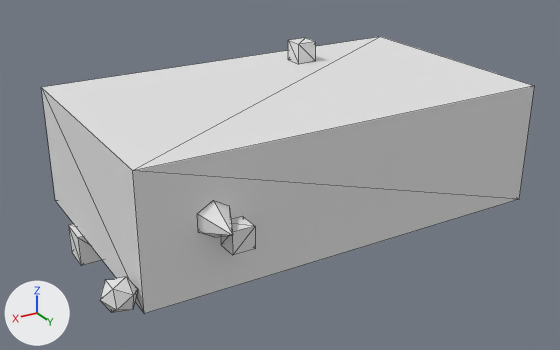
Renders of the glTF model public/Objects/object04_medium.glb from each side of a commit.
Camera for both pictures: a 50 mm lens placed at (3.14, 5.1, 2.3), pointed at (0.11, 0.06, -0.22). The lights are fixed; the arrows at lower left show +X, +Y and +Z. The first picture is the older version. Mesh edges are drawn as thin lines. Vertices at exactly the same position are counted once.

Objects in the first picture: 'object04_medium'.
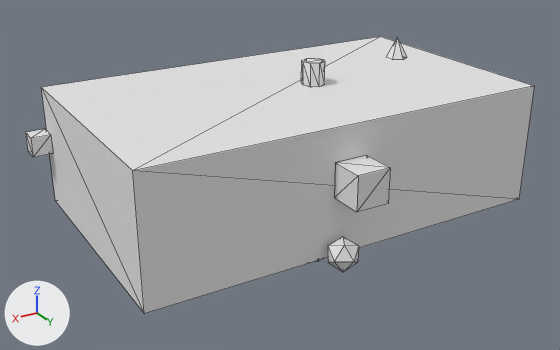
What differs and where, as boxes (x1, y1, x2, y2) in the pictures (560 x 350 px; the box of a moved part takes in the faces that stretch with it):
'object04_medium', reshaped: before (41, 37, 534, 314); after (25, 37, 534, 314)
part 1 of me_cube_038, moved or reshaped (not visible before): after (387, 37, 407, 60)
part 2 of me_cube_038, added: after (328, 236, 359, 272)
part 3 of me_cube_038, added: after (334, 155, 390, 212)
part 4 of me_cube_038, added: after (302, 58, 325, 87)
part 5 of me_cube_038, moved or reshaped: before (288, 38, 316, 64); after (25, 129, 53, 157)
part 6 of me_cube_038, deleted: before (68, 200, 255, 312)

Edits to the bpy script that builds the scene:
```text
Change me_cube_038:
    used by ob_object04_medium; location = (0.0, 0.0, 0.0)
    remove me_cube_038.from_pydata(...)  # 105 vertices, 166 faces; spans x -1.92..1.96, y -1.21..1.27, z -0.75..0.68
    add me_cube_038.from_pydata(...)  # 99 vertices, 162 faces; spans x -1.7..1.86, y -1.04..1.27, z -0.78..0.69
    me_cube_038 part 1: the loose piece of 7 vertices spanning x -1.92..-1.7, y -0.66..-0.44, z 0.02..0.22 is turned 90 degrees about the y axis through its middle and scaled by 0.845, then moved by (0.49, 0.28, 0.47)
    me_cube_038 part 2: a new loose piece, an icosphere of 20 faces spanning x 0.11..0.34, y 1.0..1.26, z -0.53..-0.31, in mat_mat_object04_medium (white #e5e5e5)
    me_cube_038 part 3: a new loose piece, a box spanning x -0.04..0.23, y 1.0..1.27, z -0.03..0.24, in mat_mat_object04_medium (white #e5e5e5)
    me_cube_038 part 4: a new loose piece, an 8-sided cylinder along z spanning x -0.31..-0.12, y -0.06..0.13, z 0.5..0.69, in mat_mat_object04_medium (white #e5e5e5)
    me_cube_038 part 5: the loose piece of 8 vertices spanning x -0.61..-0.43, y -0.71..-0.53, z 0.5..0.68 is turned 90 degrees about the y axis through its middle and scaled by 0.902, then moved by (2.3, -0.34, -0.54)
    me_cube_038 part 6: 7 loose pieces with 66 vertices, spanning x -0.63..1.96, y -1.21..1.27, z -0.75..0.43, are deleted
    other edits to the shape of me_cube_038 do not show in these pictures
```
